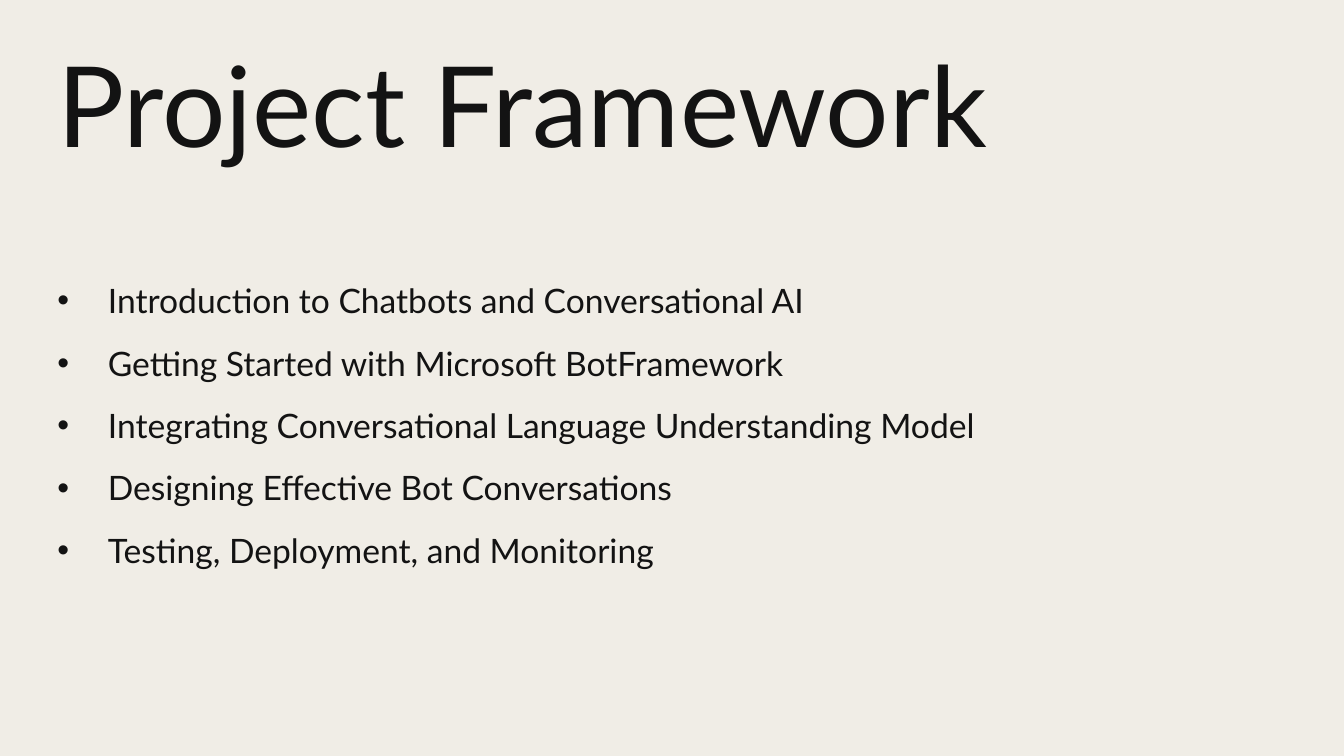
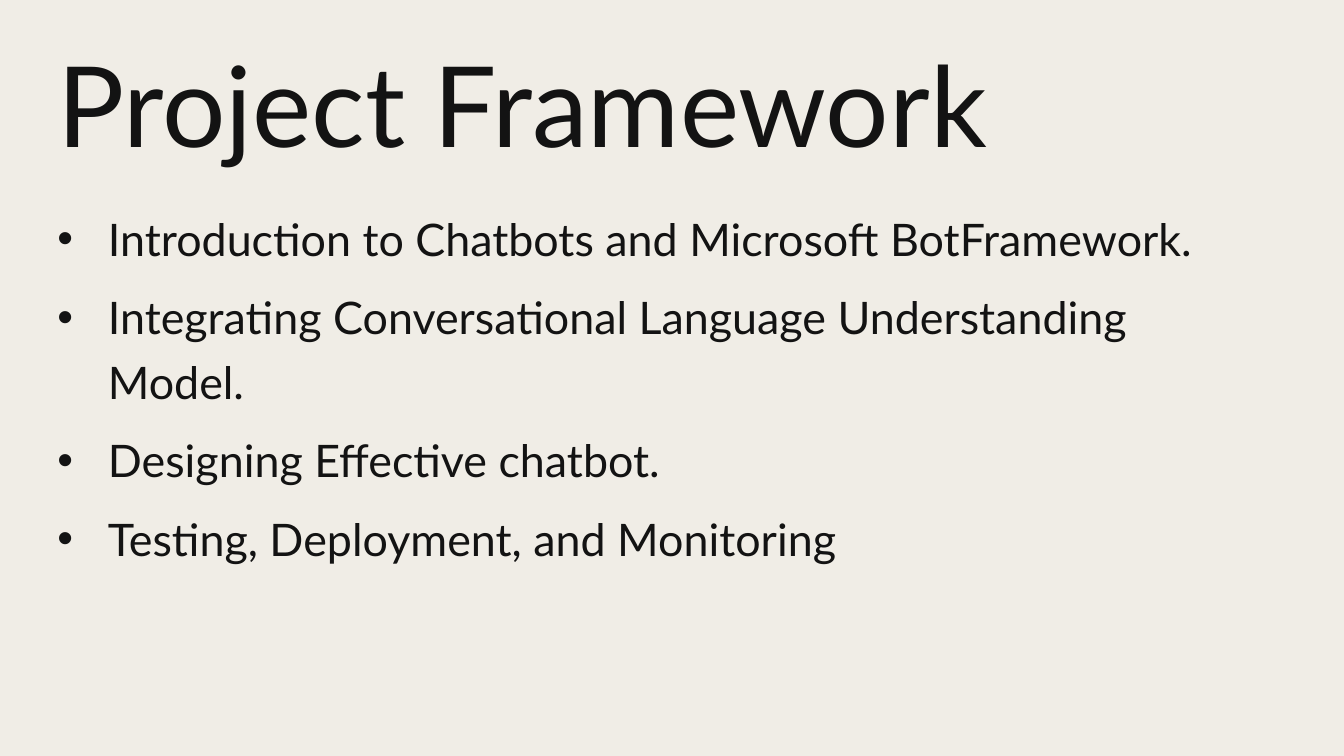
Before and after one commit to pajeeokoth/chatbot, a slide deck: slide 2 of P10_03_presentation.pptx. Drawn at 1344x756 pixels with LibreOffice and Linux fonts; fonts in the diff are those of the drawing. Boxes give left, top, right and bottom in pixels: in the first picture for what was removed or moved away, otherwise in the second. Text is boxed around its words. In the diff, an @@ line names an element or a change of style, - is before the commit and + after.

```diff
--- a/P10_03_presentation.pptx
+++ b/P10_03_presentation.pptx
@@ text "Introduction to Chatbots and Microsoft ...": place and size @@
-text "Introduction to Chatbots and Microsoft ..." at bbox=[108, 288, 974, 569]
+text "Introduction to Chatbots and Microsoft ..." at bbox=[108, 223, 1192, 564]
@@ text at bbox=[108, 223, 1192, 485]: text changed; size 24 to 32 pt @@
-• Introduction to Chatbots and Conversational AI
-• Getting Started with Microsoft BotFramework
-• Integrating Conversational Language Understanding Model
-• Designing Effective Bot Conversations
+• Introduction to Chatbots and Microsoft BotFramework.
+• Integrating Conversational Language Understanding Model.
+• Designing Effective chatbot.
@@ text at bbox=[108, 523, 836, 564]: size 24 to 32 pt in "Testing, Deployment, and Monitoring" @@
```
Also in this commit, not shown: 13 other slides changed, 4 slides removed, 2 other files.
